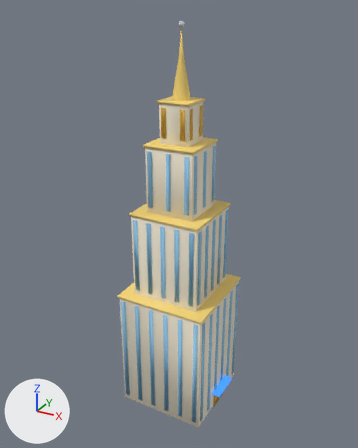
An edit to the glTF model public/models/lod2/skyscraper.glb, drawn before and after from the same camera.
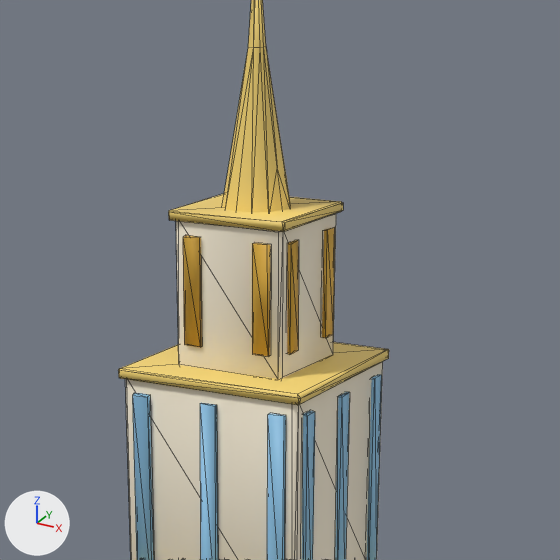
The first picture shows the older version from a camera (50 mm lens) standing at (39.2, -72.1, 73.1) and looking at (-0.5, 0.1, 37.0). The close-ups show the older and then the newer version on the part from 31% to 74% of the width and 9% to 44% of the height of that picture. Only the edits that show in the close-ups are written down. The lights are fixed; the arrows at lower left show +X, +Y and +Z. The close-ups show mesh edges as thin lines. Where no turn or scale is listed for an object, it has been applied to the vertices. Vertices at exactly the same position are counted once.

Objects in the first close-up: 'skyscraper'.
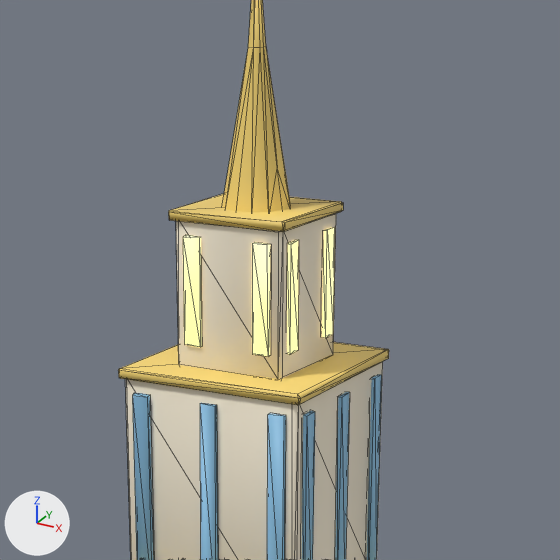
Location of each change, [x1, y1, x2, y2] in pixels of the close-ups (560 x 560 px):
part 1 of me_skyscraper_003, reshaped
    before: [303, 392, 349, 416]
    after: [304, 392, 349, 416]
part 2 of me_skyscraper_003, surface changed (brown to beige)
    both: [179, 221, 353, 417]

Diff of the bpy script that builds the scene:
```diff
--- a/public/models/lod2/skyscraper.glb.py
+++ b/public/models/lod2/skyscraper.glb.py
@@ me_skyscraper_003 @@
 me_skyscraper_003.from_pydata(...)  # 786 vertices, 1268 faces; spans x -9.4..9.4, y -8.7..8.7, z -35.5..35.5
 # used by ob_skyscraper; location = (0.74, -0.02, 35.55)
+# me_skyscraper_003 part 1
+# 2 vertices are removed from x 3.8, y -3.8..-0.3, z 15.7
+# 7 faces are deleted
+# 3 new faces join them
+# me_skyscraper_003 part 2: 1208 kept faces spanning x -9.4..9.4, y -8.7..8.7, z -35.5..35.4 get new texture (UV) coordinates
 me_skyscraper_003.materials.append(mat_toy)
```
